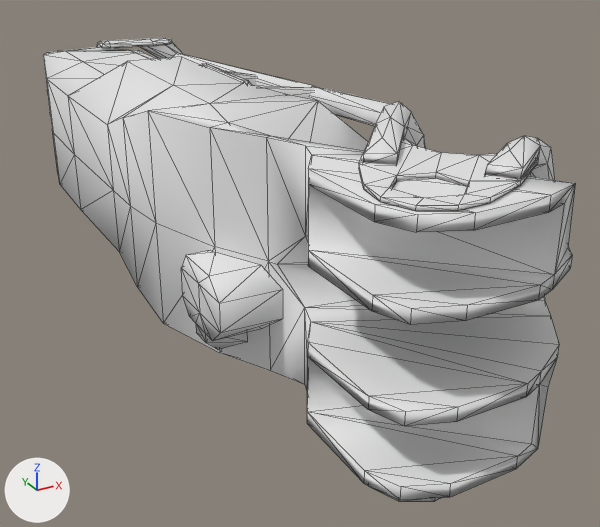
What one commit did to the OBJ model examples/Atlas/urdf/meshes/l_lleg.obj.
The view is the same before and after, from a camera (50 mm lens) standing at (-0.149, -0.194, 0.131) and looking at (0.048, 0.165, -0.048). The lights are fixed; the arrows at lower left show +X, +Y and +Z. Mesh edges are drawn as thin lines. Where no turn or scale is listed for an object, it has been applied to the vertices.

In view in the first picture: 'l_lleg'.
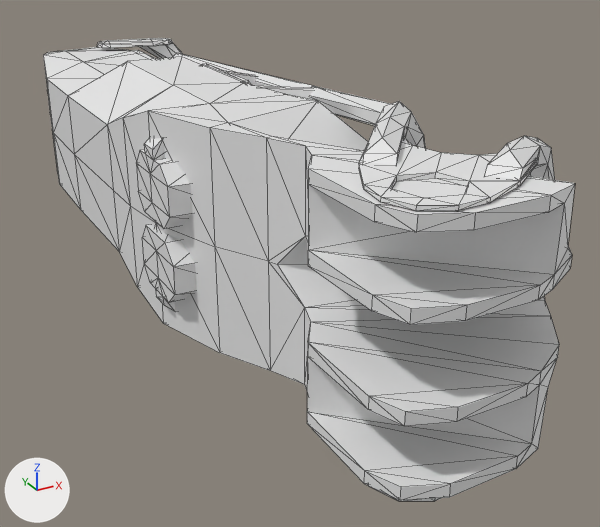
The newer file is also turned or shifted as a whole; pictures and numbers use the older file's frame.

What differs and where, as boxes [x1, y1, x2, y2] in the pictures (600 x 527 px; the box of a moved part takes in the faces that stretch with it):
part 1 of me_l_lleg, moved or reshaped: before [181, 250, 282, 349]; after [142, 225, 196, 311]
part 2 of me_l_lleg, added: after [136, 138, 192, 229]

What changed in the scene script:
```text
Change me_l_lleg:
    used by ob_l_lleg; location = (0.0, 0.0, 0.0)
    remove me_l_lleg.from_pydata(...)  # 775 vertices, 1438 faces; spans x -0.042..0.094, y -0.024..0.428, z -0.058..0.058
    add me_l_lleg.from_pydata(...)  # 809 vertices, 1494 faces; spans x -0.042..0.094, y -0.024..0.428, z -0.058..0.058
    me_l_lleg part 1: the loose piece of 34 vertices spanning x -0.039..-0.012, y 0.07..0.109, z -0.039..-0.002 is moved by (-0.002, 0.043, -0.001)
    me_l_lleg part 2: a new loose piece of 34 vertices spanning x -0.042..-0.015, y 0.112..0.152, z 0.003..0.041
    me_l_lleg part 3: the surface is now shaded flat
```
